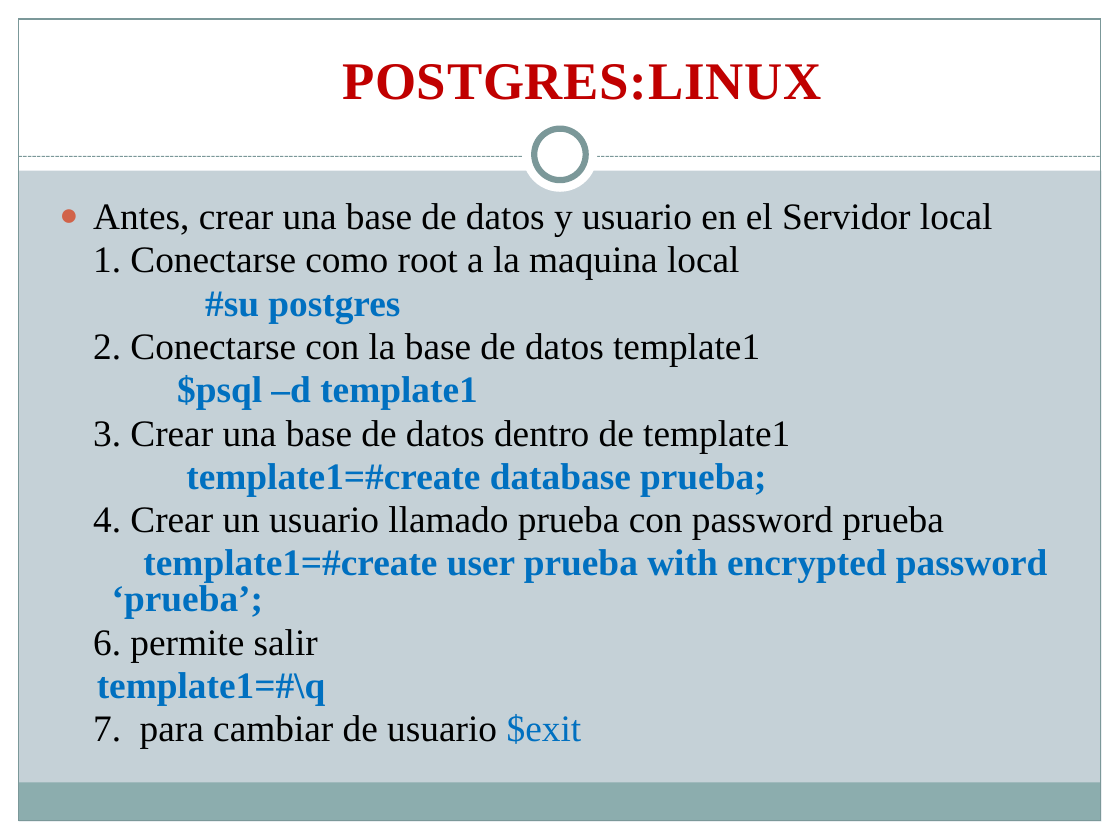
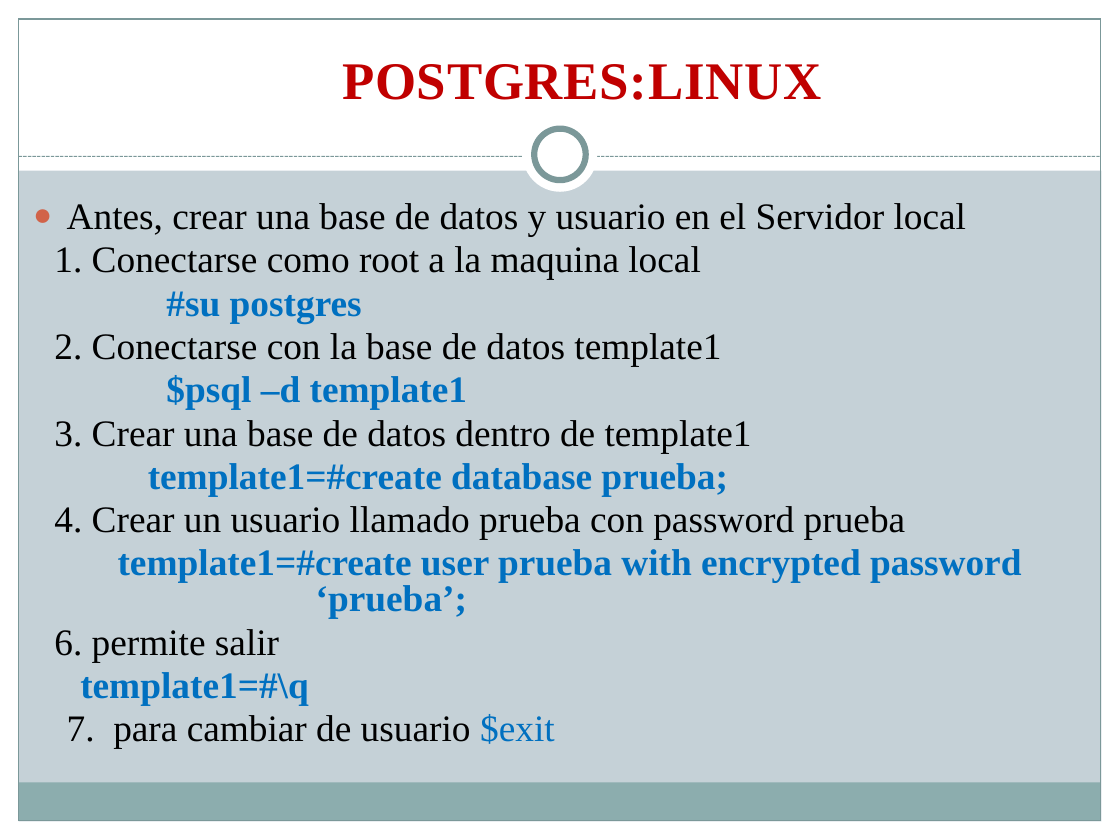
Before and after one commit to rudyrsr/Curso-DBMS, a slide deck: slide 15 of Dia 7 Y 8/Dia 7 - 8.pptx. Drawn at 1120x840 pixels with LibreOffice and Linux fonts; fonts in the diff are those of the drawing. Boxes give left, top, right and bottom in pixels: in the first picture for what was removed or moved away, otherwise in the second. Text is boxed around its words. In the diff, an @@ line names an element or a change of style, - is before the commit and + after.

```diff
--- a/Dia 7 Y 8/Dia 7 - 8.pptx
+++ b/Dia 7 Y 8/Dia 7 - 8.pptx
@@ text "Antes, crear una base de ...": place and size @@
-text "Antes, crear una base de ..." at [93,203,1047,748]
+text "Antes, crear una base de ..." at [54,203,1021,748]
@@ text at [54,246,1021,705]: indent changed @@
```
Also in this commit, not shown: 1 other slide changed, 9 slides added, 2 other files.
